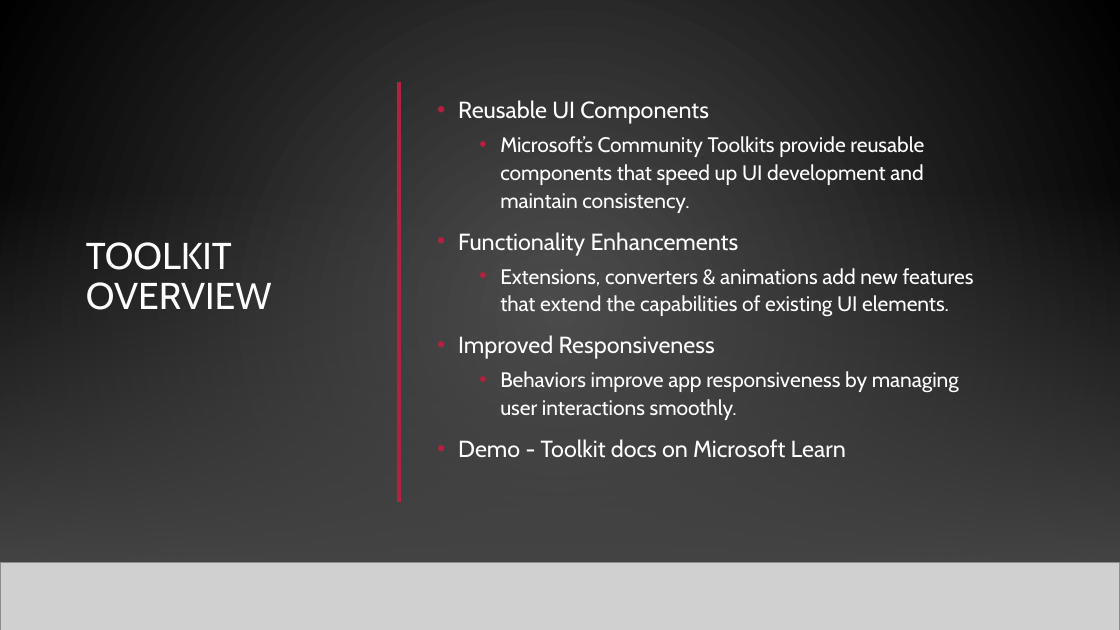
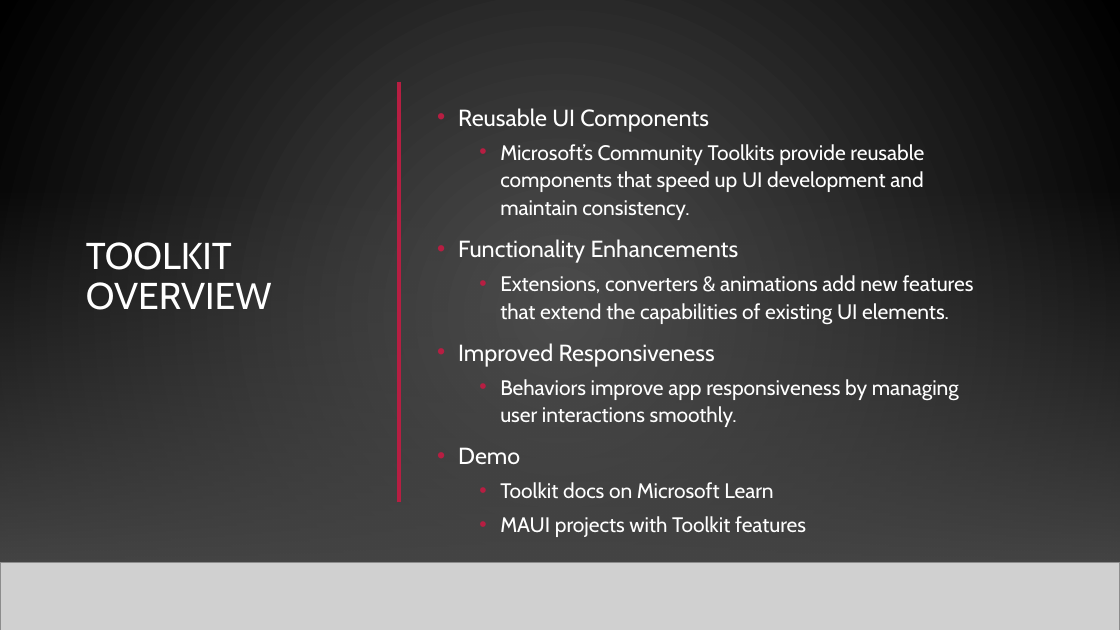
Before and after one commit to alvinashcraft/speaking, a slide deck: slide 13 of 2026/0115_CodeMash/Maui Toolkit/Create Multi-Platform Apps with .NET.pptx (slide 12 before the commit). Drawn at 1120x630 pixels with LibreOffice and Linux fonts; fonts in the diff are those of the drawing; grey boxes stand for pictures; background and template pictures are left out. Boxes give left, top, right and bottom in pixels: in the first picture for what was removed or moved away, otherwise in the second. Text is boxed around its words. In the diff, an @@ line names an element or a change of style, - is before the commit and + after.

```diff
--- a/2026/0115_CodeMash/Maui Toolkit/Create Multi-Platform Apps with .NET.pptx
+++ b/2026/0115_CodeMash/Maui Toolkit/Create Multi-Platform Apps with .NET.pptx
@@ text at [458,447,806,537]: text changed; size 15 to 13.5 pt @@
-• Demo - Toolkit docs on Microsoft Learn
+• Demo
+  • Toolkit docs on Microsoft Learn
+  • MAUI projects with Toolkit features
```
Also in this commit, not shown: 1 other slide changed, 1 slide added.
